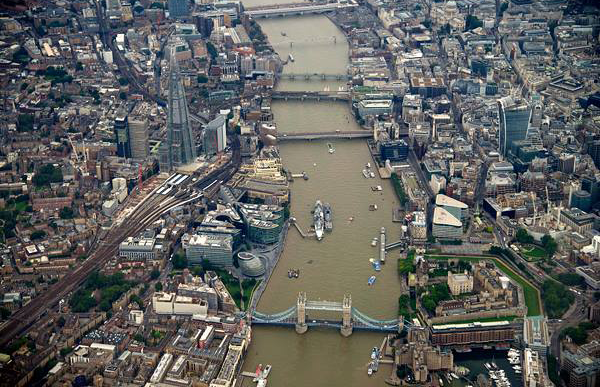
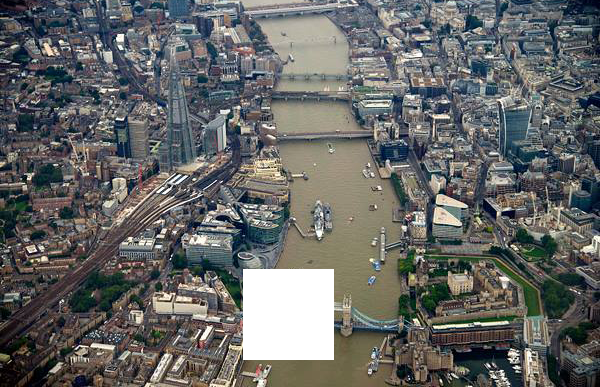
Layers edited between the first and the second w=600, h=387 image:
added layer "Color Fill 1" above "piece1" over left=243, top=269, right=334, bottom=360
